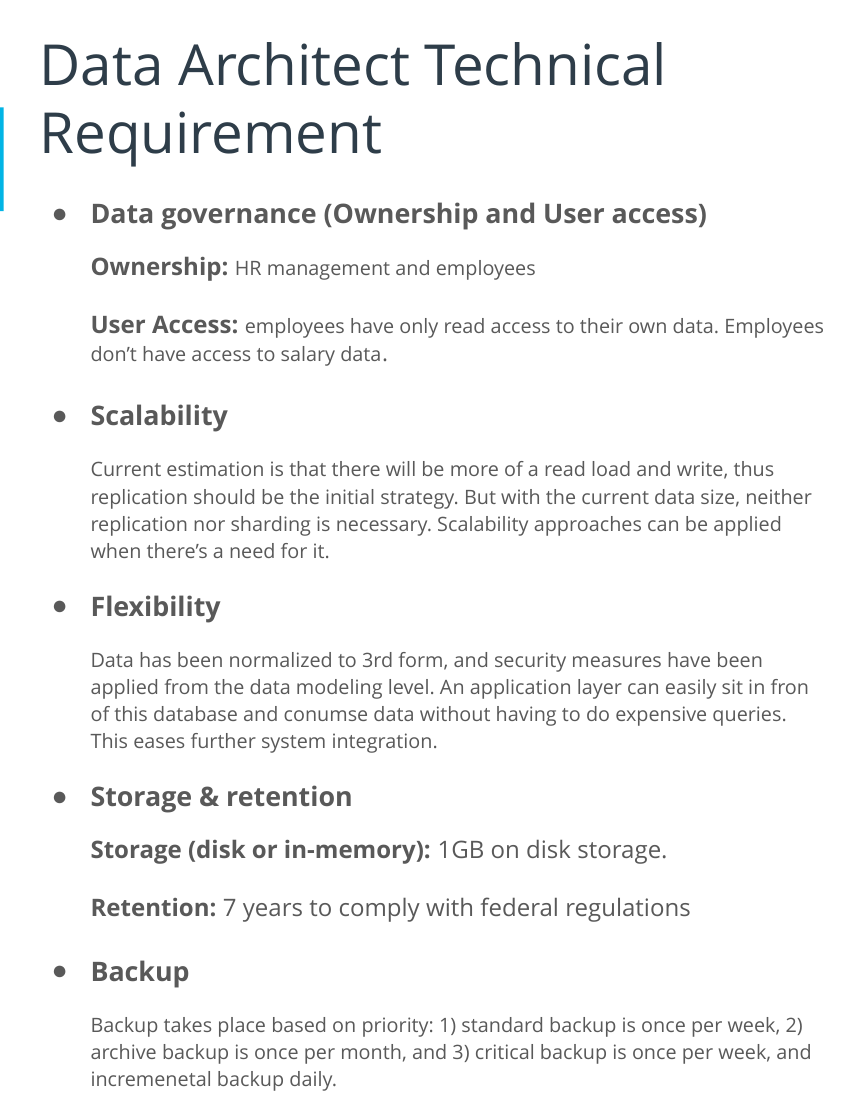
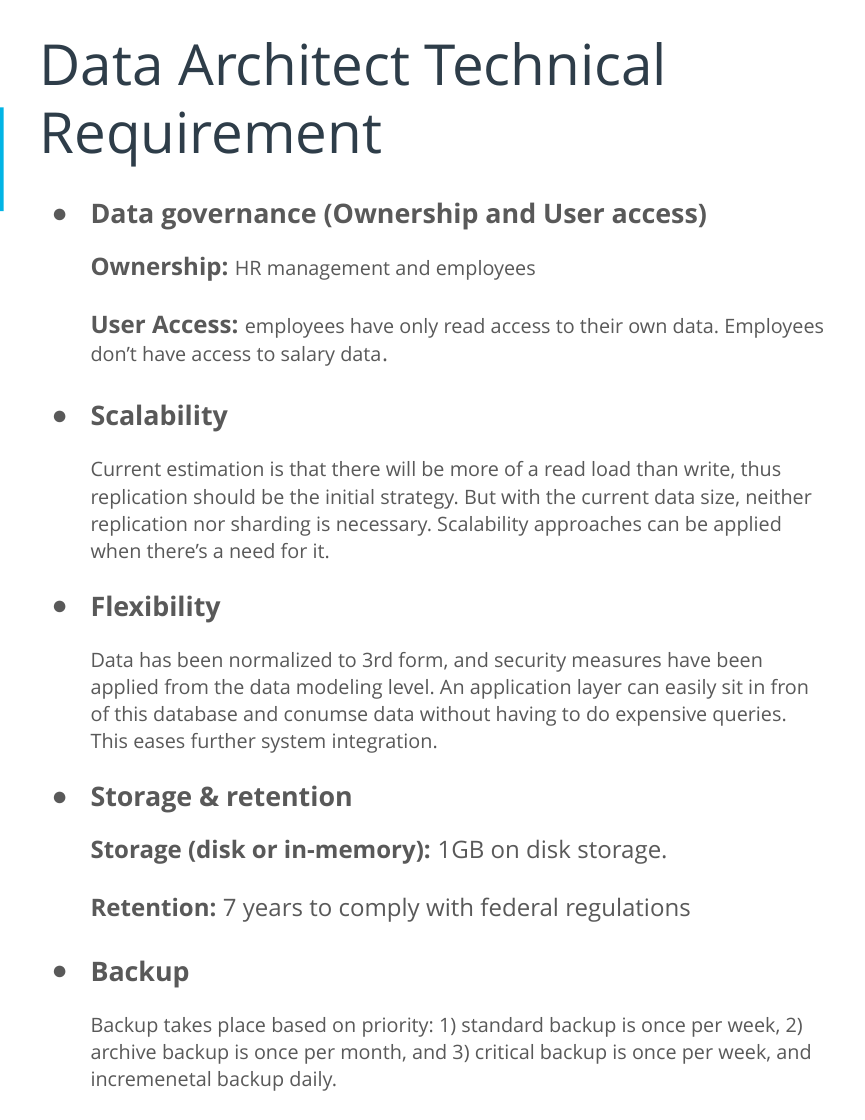
Before and after one commit to Polyhistor/HR-Database-Design, a slide deck: slide 8 of starter-template (1).pptx. Drawn at 865x1120 pixels with LibreOffice and Linux fonts; fonts in the diff are those of the drawing. Boxes give left, top, right and bottom in pixels: in the first picture for what was removed or moved away, otherwise in the second. Text is boxed around its words. In the diff, an @@ line names an element or a change of style, - is before the commit and + after.

```diff
--- a/starter-template (1).pptx
+++ b/starter-template (1).pptx
@@ text at (91,461,812,558): text changed @@
-Current estimation is that there will be more of a read load and write, thus replication should be the initial strategy. But with the current data size, neither replication nor sharding is necessary. Scalability approaches can be applied when there’s a need for it.
+Current estimation is that there will be more of a read load than write, thus replication should be the initial strategy. But with the current data size, neither replication nor sharding is necessary. Scalability approaches can be applied when there’s a need for it.
```
Also in this commit, not shown: 4 other slides changed, 1 slide added, 1 slide removed, 4 other files.
